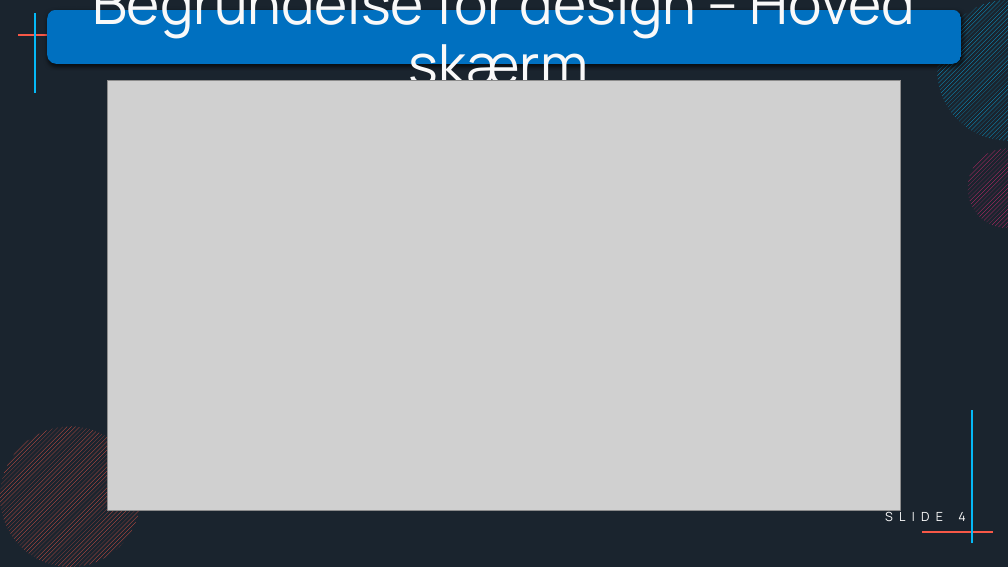
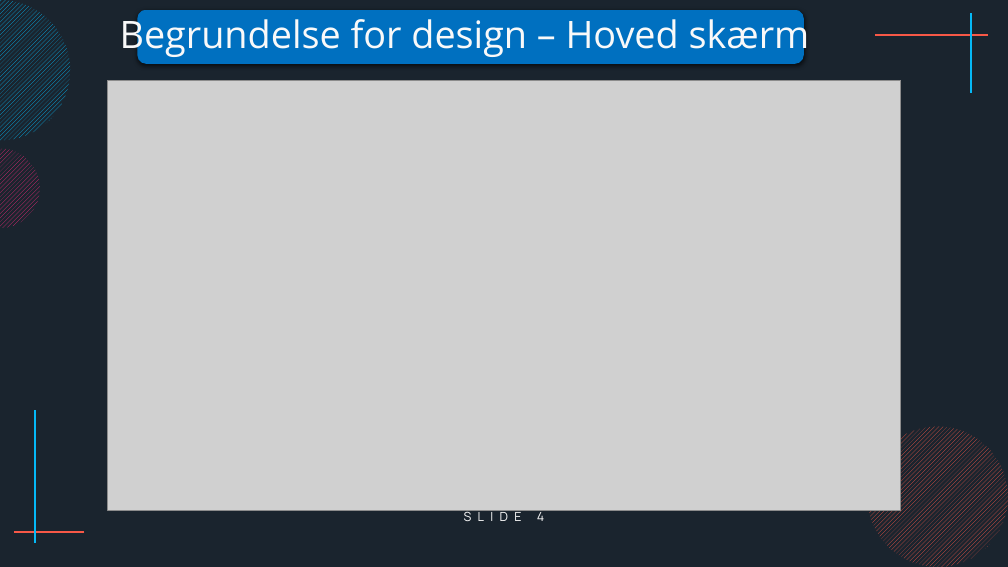
Before and after one commit to ProgrammeringOTGDKlassen/D-klassen-Programmering, a slide deck: slide 4 of Eksamensprojekt - Max/Præsentation/Præsentation af eksamensprojekt.pptx. Drawn at 1008x567 pixels with LibreOffice and Linux fonts; fonts in the diff are those of the drawing; grey boxes stand for pictures. Boxes give left, top, right and bottom in pixels: in the first picture for what was removed or moved away, otherwise in the second. Text is boxed around its words. In the diff, an @@ line names an element or a change of style, - is before the commit and + after.

```diff
--- a/Eksamensprojekt - Max/Præsentation/Præsentation af eksamensprojekt.pptx
+++ b/Eksamensprojekt - Max/Præsentation/Præsentation af eksamensprojekt.pptx
@@ text "Begrundelse for design – Hoved ..." moved from (x1=92, y1=0, x2=916, y2=100) to (x1=120, y1=13, x2=810, y2=58) @@
@@ text "Begrundelse for design – Hoved ..." at (x1=120, y1=13, x2=810, y2=58): size 54 to 36 pt, font Manrope to Open Sans; vertical alignment middle to top @@
@@ ellipse moved from (x1=938, y1=0, x2=1008, y2=141) to (x1=0, y1=0, x2=70, y2=141) @@
@@ rounded rectangle resized from (x1=47, y1=10, x2=961, y2=64) to (x1=138, y1=10, x2=805, y2=64) @@
@@ line moved from (35, 93) - (35, 13) to (972, 93) - (972, 13) @@
@@ line moved from (131, 35) - (18, 35) to (875, 35) - (988, 35) @@
@@ ellipse moved from (x1=968, y1=148, x2=1008, y2=228) to (x1=0, y1=148, x2=40, y2=228) @@
@@ line moved from (972, 411) - (972, 543) to (35, 411) - (35, 543) @@
@@ ellipse moved from (x1=0, y1=426, x2=141, y2=567) to (x1=867, y1=426, x2=1008, y2=567) @@
@@ page number moved from (x1=958, y1=512, x2=965, y2=521) to (x1=537, y1=509, x2=544, y2=521) @@
@@ page number at (x1=537, y1=509, x2=544, y2=521): alignment right to centre @@
@@ line moved from (923, 532) - (994, 532) to (85, 532) - (14, 532) @@
```
Also in this commit, not shown: 3 other slides changed, 3 slides added, 2 slides removed.
